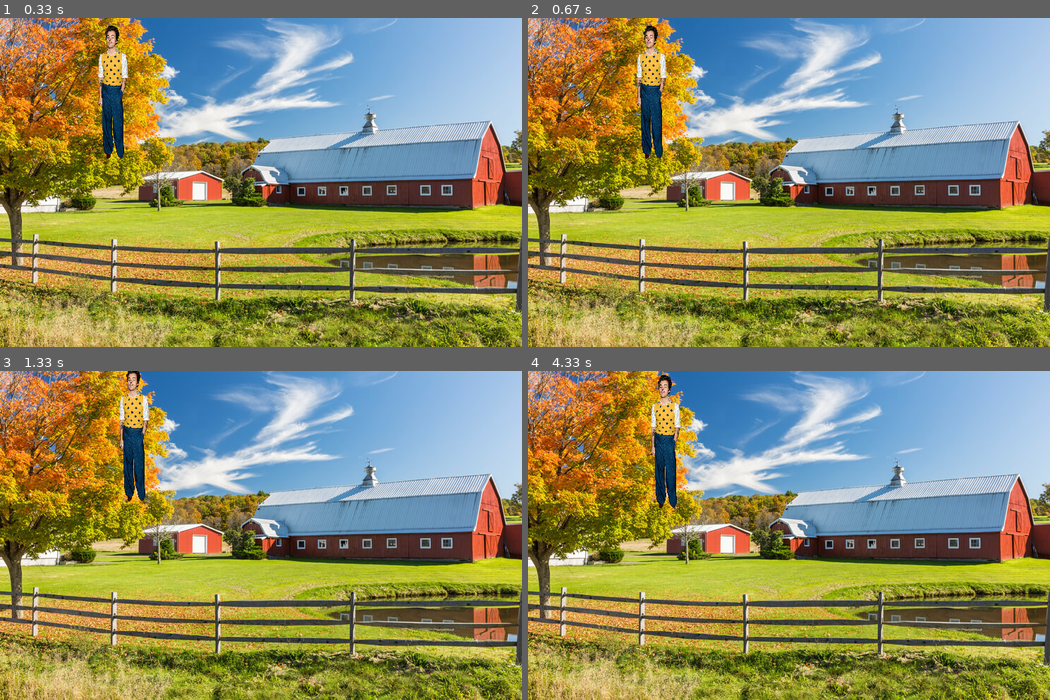
Above: before the commit, frames 1-4 (two rows, left to right).
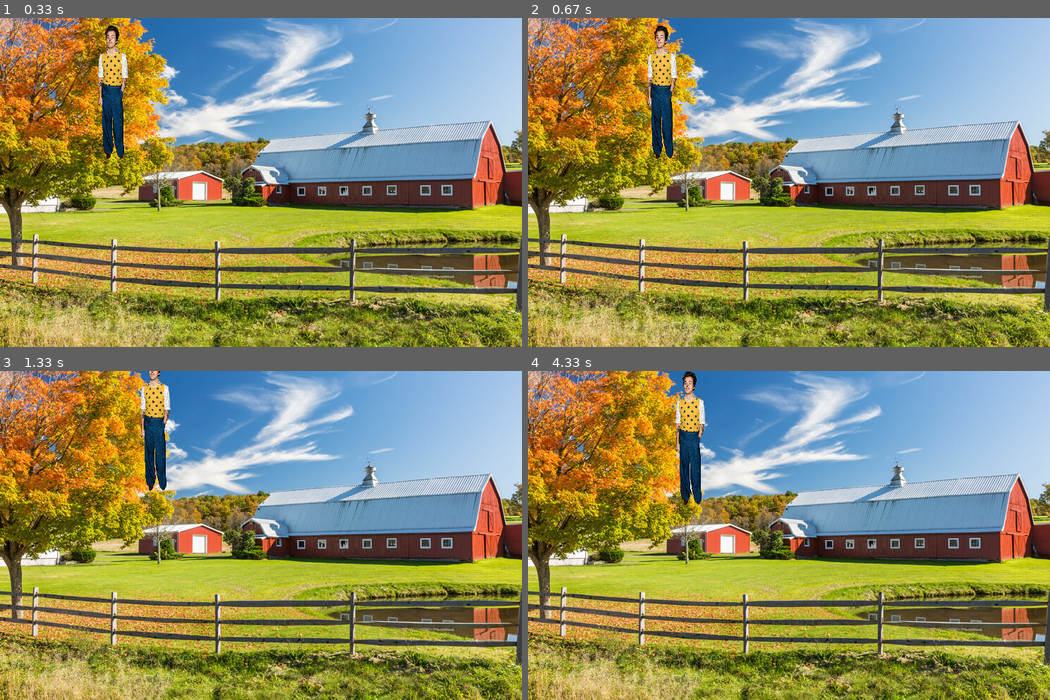
Above: after the commit, the same moments.

Repository: ITE-Ensenada/objetos
Game: pygame game, started from juego/juego1.py
The game is run twice, just before and just after one commit, with the same random seed, the same clock (stepped at 60 frames per second) and the same inputs.
Inputs:
- Up to frame 1 (0.33 s): no input
- Up to frame 2 (0.67 s): hold Right from 0.33 s (still down)
- Up to frame 3 (1.33 s): release Right at 0.8 s; hold Up 0.83-1.13 s; hold Right from 1.17 s (still down)
- Up to frame 4 (4.33 s): release Right at 1.63 s; hold Left 1.67-2.2 s; hold Down 2.23-2.53 s; hold Left 2.57-2.97 s; hold Up 3-3.37 s; hold Right 3.4-4.03 s; hold Down from 4.07 s (still down)

Frame 1 is identical in both runs. In frame 2, 2.1% of the frame differs, in the area x 20-29%, y 2-43%; in frame 3, 2.9%; in frame 4, 3.0%, in the area x 23-35%, y 0-42%.

Commit message:
modifique la clase herramientas

Diff:
--- a/juego/demo-1.py
+++ b/juego/juego1.py
@@ -1,6 +1,6 @@
 import pygame, sys
 from pygame.locals import *
-import juegogranja
+from juegogranja import *
 pygame.init()
 
 
@@ -12,7 +12,6 @@
 
 SCREEN = pygame.display.set_mode((740, 467), 0, 32)
 
-pygame.display.set_caption('Animation')
 
 WHITE = (179, 113, 209)
 
@@ -29,13 +28,13 @@
 	SCREEN.blit(fondo, [0,0])
 	keys = pygame.key.get_pressed()
 	if keys[pygame.K_LEFT]:
-		personajeX -= 5
+		personajeX -= 10
 	if keys[pygame.K_RIGHT]:
-		personajeX += 5
+		personajeX += 10
 	if keys[pygame.K_UP]:
-		personajeY -= 5
+		personajeY -= 10
 	if keys[pygame.K_DOWN]:
-		personajeY += 5
+		personajeY += 10
 
 
 
--- a/juego/juegogranja.py
+++ b/juego/juegogranja.py
@@ -14,16 +14,16 @@
 		self.nivel = 0
 		self.camina = 3
 		self.ataque = 2
+
 class mochila:
 	def __init__(self, colores):
 		self.tamano = 7
 		self.color = colores
 
 class herramientas:
-	tipo = "regadera"
-	def __init__(self, mat):
-		self.capacidad = 5
-		self.material = mat
+	def __init__(self,tipo):
+		self.tipo = tipo
+		self.poder = 0
 		self.cansancio = 0
 
 class traje:
@@ -34,14 +34,14 @@
 
 
 
-	def __str__(self):
-		return f"{self.nombre} HOLA {self.especie}"
+def __str__(self):
+	return f"{self.nombre} HOLA {self.especie}"
 
-	def camina(self):
-		print("camina " + str(self.caminar))
+def camina(self):
+	print("camina " + str(self.caminar))
 
-	def ataca(self):
-		return self.ataque
+def ataca(self):
+	return self.ataque
 
 if __name__ == '__main__':
 	nombre = input('Ingresa tu nombre tio: ')
@@ -51,9 +51,3 @@
 	jugador1 = Personaje(nombre, edad, cabello,habilidades, traje, mochila, herramientas,)
 
 	print(jugador1)
-	commando = ""
-	while (commando!="exit"):
-		commando = input('-->')
-		if commando == "camina":
-			jugador1.camina()
-		print(commando)
